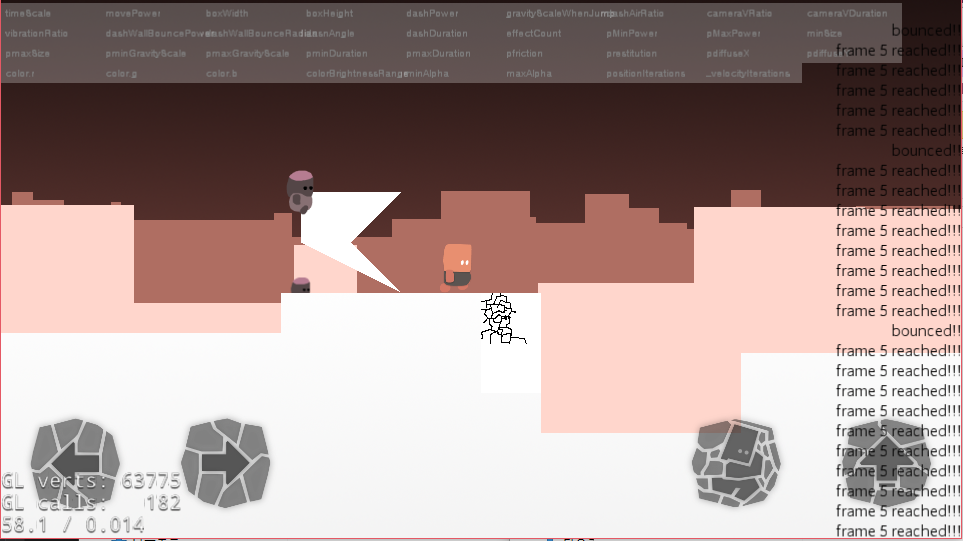
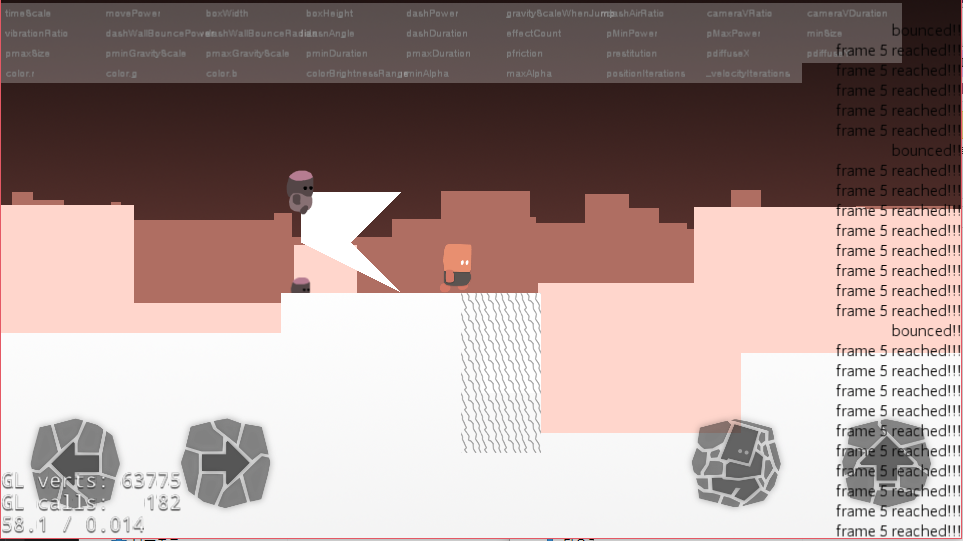
Layers edited between the first and the second 963 × 541 image:
added group "Group 1" with 32 layers above "Layer 3" over [461, 293, 541, 453]
added layer "cracked copy 5" (1st of 16, in "Group 1") in group "Group 1" over [461, 433, 481, 453]
added layer "cracked copy 5" (2nd of 16, in "Group 1") in group "Group 1" over [461, 413, 481, 433]
added layer "cracked copy 5" (3rd of 16, in "Group 1") in group "Group 1" over [481, 433, 501, 453]
added layer "cracked copy 5" (4th of 16, in "Group 1") in group "Group 1" over [481, 413, 501, 433]
added layer "cracked copy 5" (5th of 16, in "Group 1") in group "Group 1" over [461, 393, 481, 413]
added layer "cracked copy 5" (6th of 16, in "Group 1") in group "Group 1" over [461, 373, 481, 393]
added layer "cracked copy 5" (7th of 16, in "Group 1") in group "Group 1" over [481, 393, 501, 413]
added layer "cracked copy 5" (8th of 16, in "Group 1") in group "Group 1" over [481, 373, 501, 393]
added layer "cracked copy 5" (9th of 16, in "Group 1") in group "Group 1" over [461, 353, 481, 373]
added layer "cracked copy 5" (10th of 16, in "Group 1") in group "Group 1" over [461, 333, 481, 353]
added layer "cracked copy 5" (11th of 16, in "Group 1") in group "Group 1" over [481, 353, 501, 373]
added layer "cracked copy 5" (12th of 16, in "Group 1") in group "Group 1" over [481, 333, 501, 353]
added layer "cracked copy 5" (13th of 16, in "Group 1") in group "Group 1" over [461, 313, 481, 333]
added layer "cracked copy 5" (14th of 16, in "Group 1") in group "Group 1" over [461, 293, 481, 313]
added layer "cracked copy 5" (15th of 16, in "Group 1") in group "Group 1" over [481, 313, 501, 333]
added layer "cracked copy 5" (16th of 16, in "Group 1") in group "Group 1" over [481, 293, 501, 313]
added layer "cracked copy 4" (1st of 8, in "Group 1") in group "Group 1" over [501, 433, 521, 453]
hid "Layer 3" over [474, 293, 527, 344]
…and 15 more changes (15 added)
